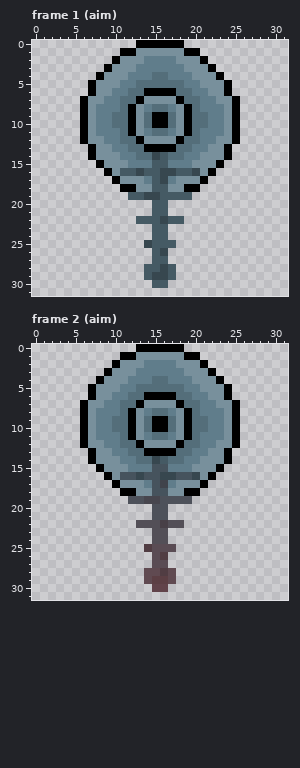
Edited in one commit: pixel-art file (ScrollShooter/res/BossLaser.aseprite). Above, as it was before the edit.
32x32 pixels, 5 frames. Colours within 5 levels of each other are drawn and written as one. Shown: frame 1 (aim), frame 2 (aim). The commit also changed other frames, which this record leaves out.
The same view after the edit:
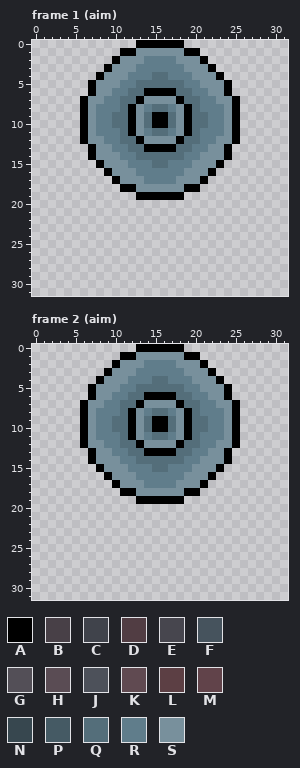
Palette (. is transparent): A #000000  B #484047  C #40434b  D #513d43  E #47464e  F #46535d  G #534f57  H #5a4c54  J #4d515a  K #604a51  L #5c3f44  M #61434a  N #37474f  P #455a64  Q #546e7a  R #607d8b  S #78909c
Edits made:
layer "Anten" now hidden
layer "Glow" now hidden
Frame 1 (aim):
Colour N becomes colour A in row 19 at x 14 to 15.
Colour P becomes colour A in row 19 at x 13 and 16 to 18.
Colour N becomes colour Q in row 14 at x 15.
Colour P becomes colour Q in row 14 at x 16; in row 15 at x 15 to 16.
Colour N becomes colour R in row 16 at x 13 and 16 to 17; in row 17 at x 16.
Colour P becomes colour R in row 16 at x 14 to 15 and 18; in row 17 at x 15.
Colour N becomes colour S in row 16 at x 20.
Colour P becomes colour S in row 16 at x 11 to 12 and 19; in row 18 at x 15 to 16.
Colour N is removed in row 22 at x 16; in row 25 at x 14; in row 26 at x 16; in row 28 at x 16; in row 29 at x 15 to 16.
Colour P is removed in row 19 at x 12 and 19; in rows 20 to 21 at x 15 to 16; in row 22 at x 13 to 15 and 17 to 18; in rows 23 to 24 at x 15 to 16; in row 25 at x 15 to 17; in row 26 at x 15.
Colour P is removed in row 27 at x 15 to 16; in row 28 at x 14 to 15 and 17; in row 29 at x 14 and 17; in row 30 at x 15 to 16.
Frame 2 (aim):
Colour E becomes colour A in row 19 at x 14 to 15.
Colour J becomes colour A in row 19 at x 13 and 16 to 18.
Colour F becomes colour Q in row 15 at x 15 to 16.
Colour N becomes colour Q in row 14 at x 15.
Colour P becomes colour Q in row 14 at x 16.
Colour C becomes colour R in row 17 at x 16.
Colour F becomes colour R in row 16 at x 14 to 15 and 18; in row 17 at x 15.
Colour N becomes colour R in row 16 at x 13 and 16 to 17.
Colour F becomes colour S in row 16 at x 11 to 12 and 19; in row 18 at x 15 to 16.
Colour N becomes colour S in row 16 at x 20.
Colour B is removed in row 22 at x 16.
Colour D is removed in row 25 at x 14; in row 26 at x 16; in row 28 at x 16.
Colour G is removed in row 22 at x 13 to 15 and 17 to 18; in rows 23 to 24 at x 15 to 16.
Colour H is removed in row 25 at x 15 to 17; in row 26 at x 15; in row 27 at x 15 to 16.
Colour J is removed in row 19 at x 12 and 19; in rows 20 to 21 at x 15 to 16.
Colour K is removed in row 28 at x 14 to 15 and 17; in row 29 at x 14 and 17.
Colour L is removed in row 29 at x 15 to 16.
Colour M is removed in row 30 at x 15 to 16.
Pixel boxes of the changes (left, top, right, bottom) in both pictures:
changed: (120, 152, 200, 288)
changed: (120, 456, 200, 592)
